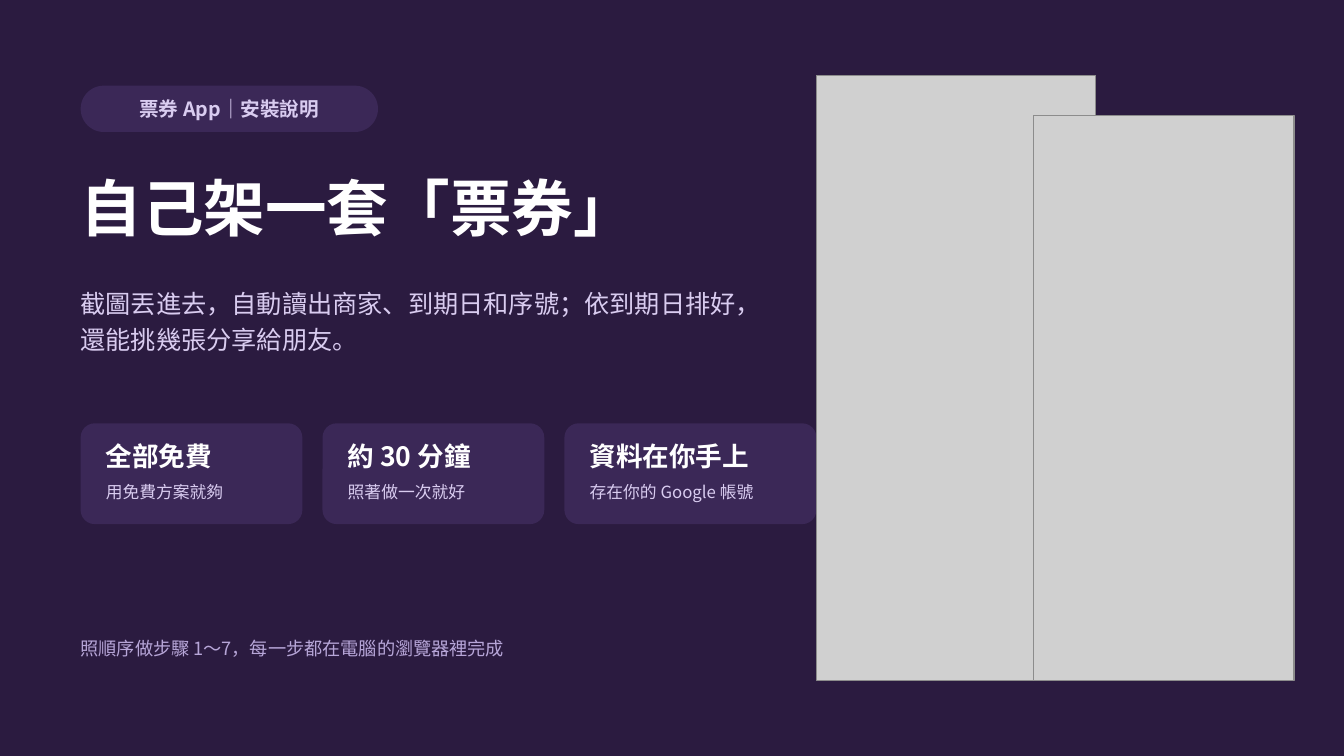
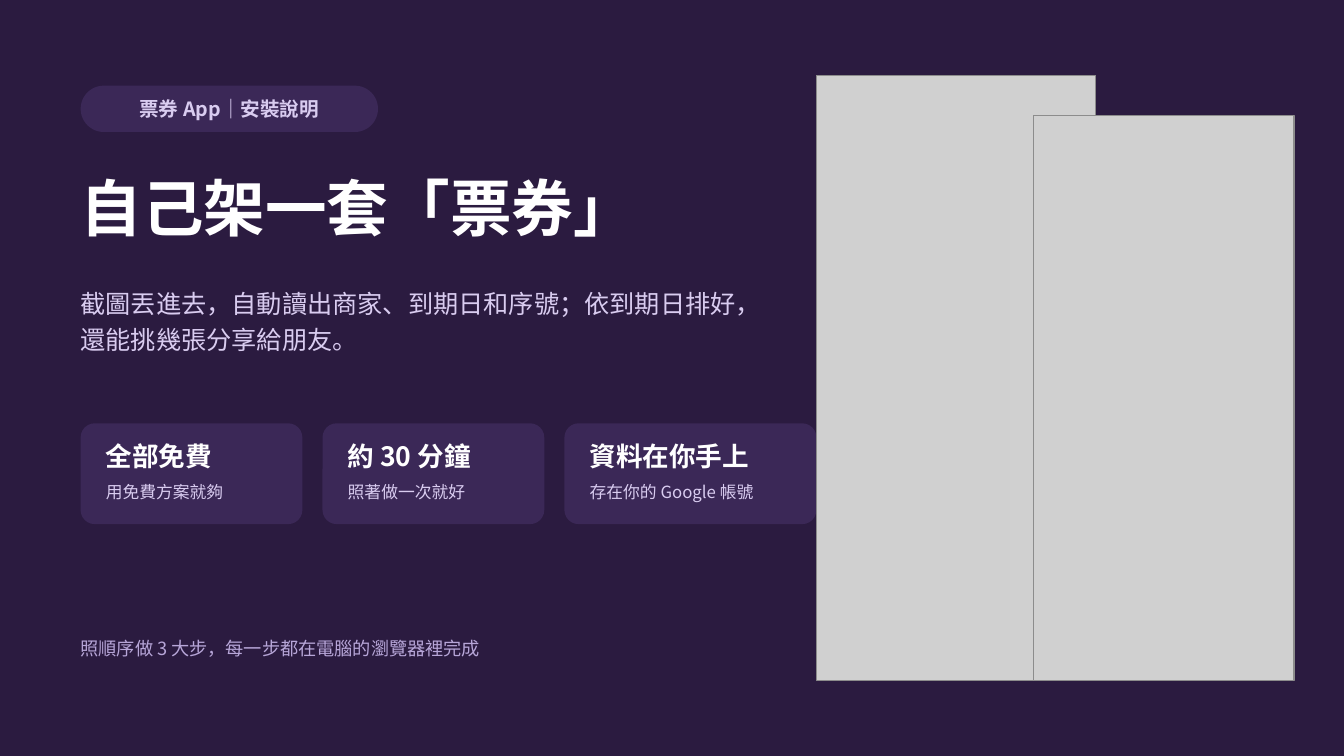
Before and after one commit to ktt823/ticket-wallet-kit, a slide deck: slide 1 of 票券-自己架一套/安裝說明.pptx. Drawn at 1344x756 pixels with LibreOffice and Linux fonts; fonts in the diff are those of the drawing; grey boxes stand for pictures. Boxes give left, top, right and bottom in pixels: in the first picture for what was removed or moved away, otherwise in the second. Text is boxed around its words. In the diff, an @@ line names an element or a change of style, - is before the commit and + after.

```diff
--- a/票券-自己架一套/安裝說明.pptx
+++ b/票券-自己架一套/安裝說明.pptx
@@ text at <box>81,639,480,657</box>: text changed @@
-照順序做步驟 1～7，每一步都在電腦的瀏覽器裡完成
+照順序做 3 大步，每一步都在電腦的瀏覽器裡完成
```
Also in this commit, not shown: 10 other slides changed, 2 slides removed, 8 other files.
